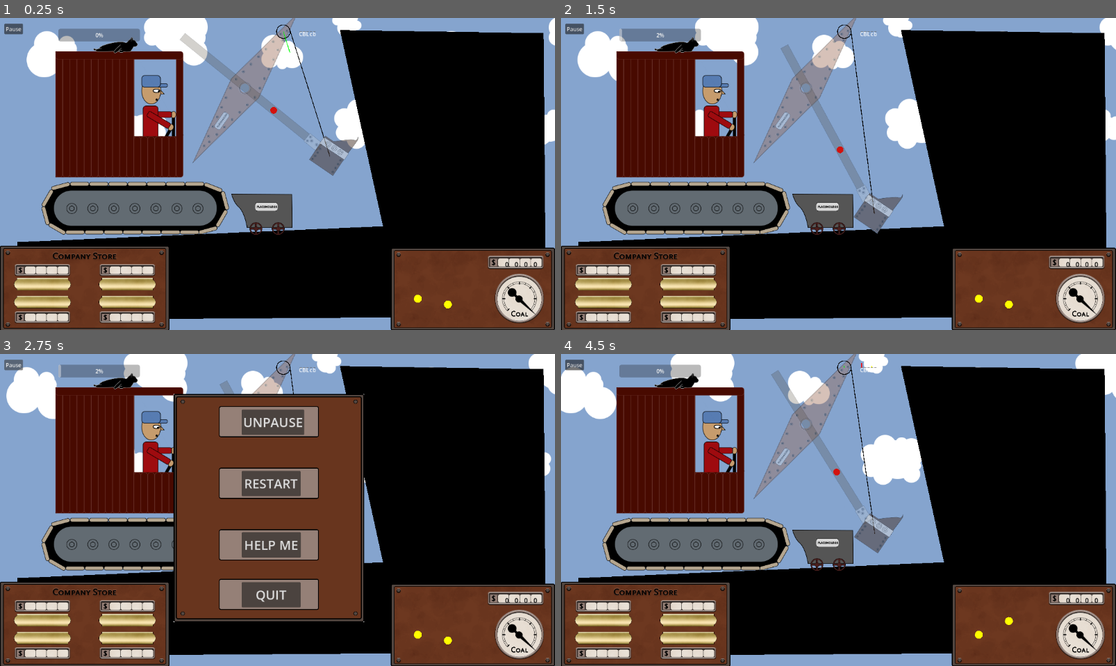
Above: before the commit, frames 1-4 (two rows, left to right).
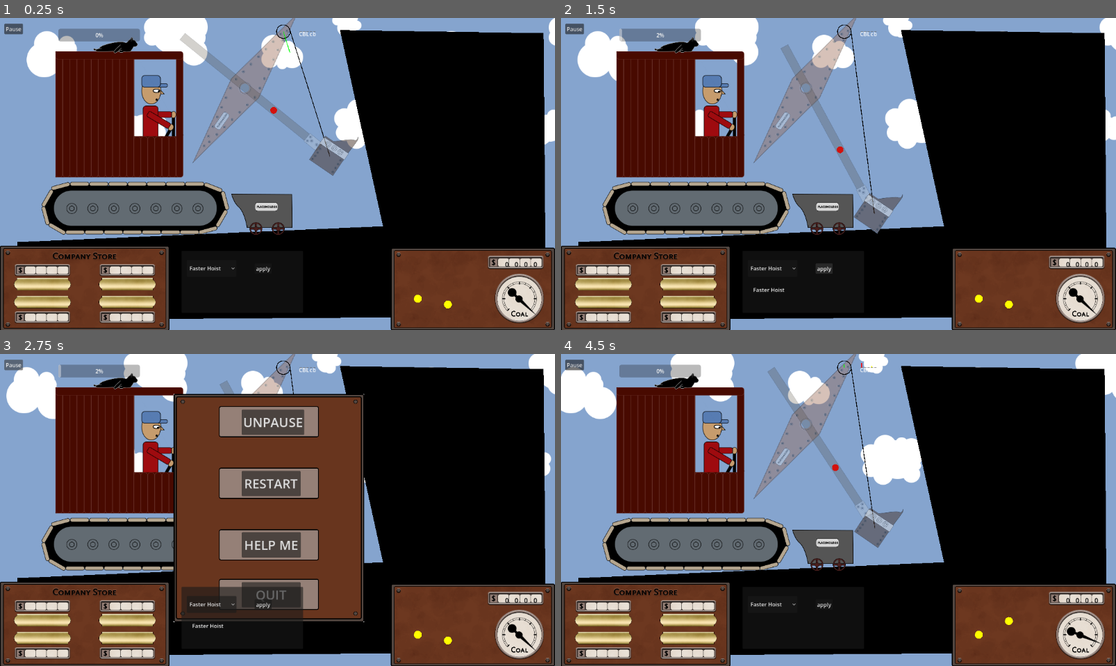
Above: after the commit, the same moments.

Repository: Lobbsterwaffles/Steam-Shov
Game: Godot game, scene res://jonly.tscn
Same seed, same stepped clock (60 frames per second), same inputs: the game is played once before the commit and once after it.
Inputs (mouse positions are in pixels of both pictures, inside the frame that each line leads up to):
- Up to frame 1 (0.25 s): no input
- Up to frame 2 (1.5 s): click (771, 267) at 0.5 s, where only the run after the commit has a clickable "Faster Hoist"; click (821, 267) at 1.25 s, where only the run after the commit has a clickable "apply"
- Up to frame 3 (2.75 s): click "Pause" at 2 s
- Up to frame 4 (4.5 s): click "RESTART" at 2.75 s; hold Q (hoist_up) 3.53-4.28 s; hold A (crowd_in) 3.53-4.28 s; tap Space at 3.77 s; tap S (crowd_out) at 4.35 s

The runs differ from the first frame. In frame 1, 0.1% of the frame differs, in the area x 34-49%, y 79-82%; in frame 2, 0.2%; in frame 3, 2.3%, in the area x 32-55%, y 74-88%; in frame 4, 1.0%.
Error before the commit: Invalid assignment of property or key 'value' with value of type 'float' on a base object of type 'null instance'. (res://scooply.gd:188)

Commit message:
cheaterino

Diff:
--- /dev/null
+++ b/cheat.gd
@@ -0,0 +1,32 @@
+extends Panel
+
+@export var upgrades: UpgradeTable
+
+var opt : OptionButton
+var selected
+
+func _ready():
+	%cheat_apply.pressed.connect(apply_selected)
+
+	opt = %cheat_select_upgrade
+	var optid = 0
+	for r in upgrades.rows:
+		opt.add_item(r.id)
+		opt.set_item_metadata(opt.item_count - 1, r)
+	print(MachineState)
+
+func apply_selected():
+	if opt.selected == -1:
+		return
+	MachineState.apply_upgrade(opt.get_item_metadata(opt.selected))
+	_update_owned()
+
+func _update_owned():
+	var box = %cheat_upgrade_list
+	for ch in box.get_children():
+		box.remove_child(ch)
+		ch.queue_free()
+	for up in MachineState.applied:
+		var lbl = Label.new()
+		lbl.text = up
+		box.add_child(lbl)
--- a/jonly.tscn
+++ b/jonly.tscn
@@ -31,6 +31,8 @@
 [ext_resource type="Texture2D" uid="uid://dw847rp0sfuyr" path="res://graphics/UI/Gauge.png" id="26_gght3"]
 [ext_resource type="Texture2D" uid="uid://c3ljma263w2bh" path="res://graphics/shoveMenu.png" id="26_htn8h"]
 [ext_resource type="Texture2D" uid="uid://ieraba7vvy46" path="res://graphics/UI/Help/steamjamHelp.png" id="28_wcugm"]
+[ext_resource type="Script" uid="uid://cdhvvlo4hvfcf" path="res://cheat.gd" id="32_cdl7u"]
+[ext_resource type="Resource" uid="uid://d1ig8yxehxk4q" path="res://table/upgrade_table.tres" id="33_gght3"]
 
 [sub_resource type="ShaderMaterial" id="ShaderMaterial_7msxs"]
 shader = ExtResource("1_ma3ou")
@@ -561,6 +563,49 @@
 theme_override_font_sizes/font_size = 29
 text = "CLOSE"
 
+[node name="cheat" type="Panel" parent="." unique_id=1996473990]
+offset_left = 45.0
+offset_top = 691.0
+offset_right = 406.0
+offset_bottom = 875.0
+script = ExtResource("32_cdl7u")
+upgrades = ExtResource("33_gght3")
+
+[node name="cheat_select_upgrade" type="OptionButton" parent="cheat" unique_id=317291642]
+unique_name_in_owner = true
+layout_mode = 1
+offset_left = 16.0
+offset_top = 27.0
+offset_right = 136.0
+offset_bottom = 77.0
+
+[node name="cheat_apply" type="Button" parent="cheat" unique_id=431922098]
+unique_name_in_owner = true
+layout_mode = 1
+anchors_preset = 1
+anchor_left = 1.0
+anchor_right = 1.0
+offset_left = -144.0
+offset_top = 37.0
+offset_right = -93.0
+offset_bottom = 68.0
+grow_horizontal = 0
+text = "apply"
+
+[node name="cheat_upgrade_list" type="HFlowContainer" parent="cheat" unique_id=710478963]
+unique_name_in_owner = true
+layout_mode = 1
+anchors_preset = 7
+anchor_left = 0.5
+anchor_top = 1.0
+anchor_right = 0.5
+anchor_bottom = 1.0
+offset_left = -148.5
+offset_top = -80.0
+offset_right = 148.5
+grow_horizontal = 2
+grow_vertical = 0
+
 [connection signal="pressed" from="PauseMenu/TextureRect/Unpause" to="." method="unpause"]
 [connection signal="pressed" from="PauseMenu/TextureRect/Restart" to="." method="restart"]
 [connection signal="pressed" from="PauseMenu/TextureRect/Help" to="." method="help"]
--- a/scooply.gd
+++ b/scooply.gd
@@ -54,15 +54,12 @@
 		lastlength = length
 		brake_anchor = length
 	queue_redraw()
-	# body_entered.connect(_on_body_entered)
 
 func apply_upgrade(u: Upgrade) -> void:
 	engine_speed += u.hoist_engine_speed
 	clutch_force += u.hoist_clutch_force
 	brake_force += u.hoist_brake_force
 	efficiency += u.efficiency
-
-
 
 func _tangent(pa: Vector2, s: float) -> Vector2:
 	var alpha := acos(myradius / pa.length())
@@ -185,7 +182,7 @@
 	%hoist_lever.global_position = %mark_hoist_bot.global_position.lerp(%mark_hoist_top.global_position, clutch_amount)
 
 func _fuel(dt) -> void:
-	%CoalBar.value = coal
+	# %CoalBar.value = coal
 
 	# print("coal: ", coal)
 	if (Input.is_action_pressed("crowd_in")
Not shown, added: cheat.gd.uid
